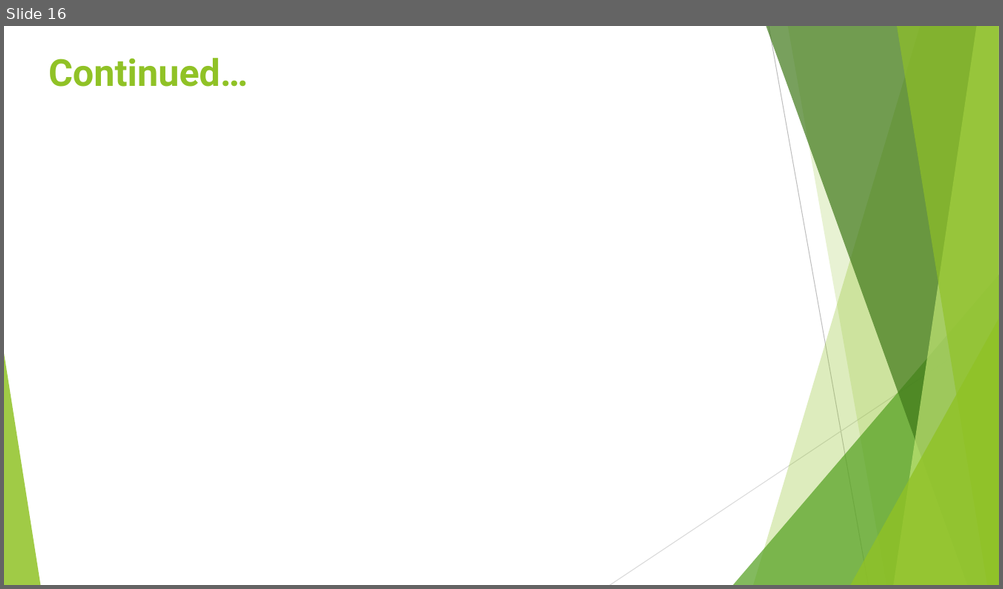
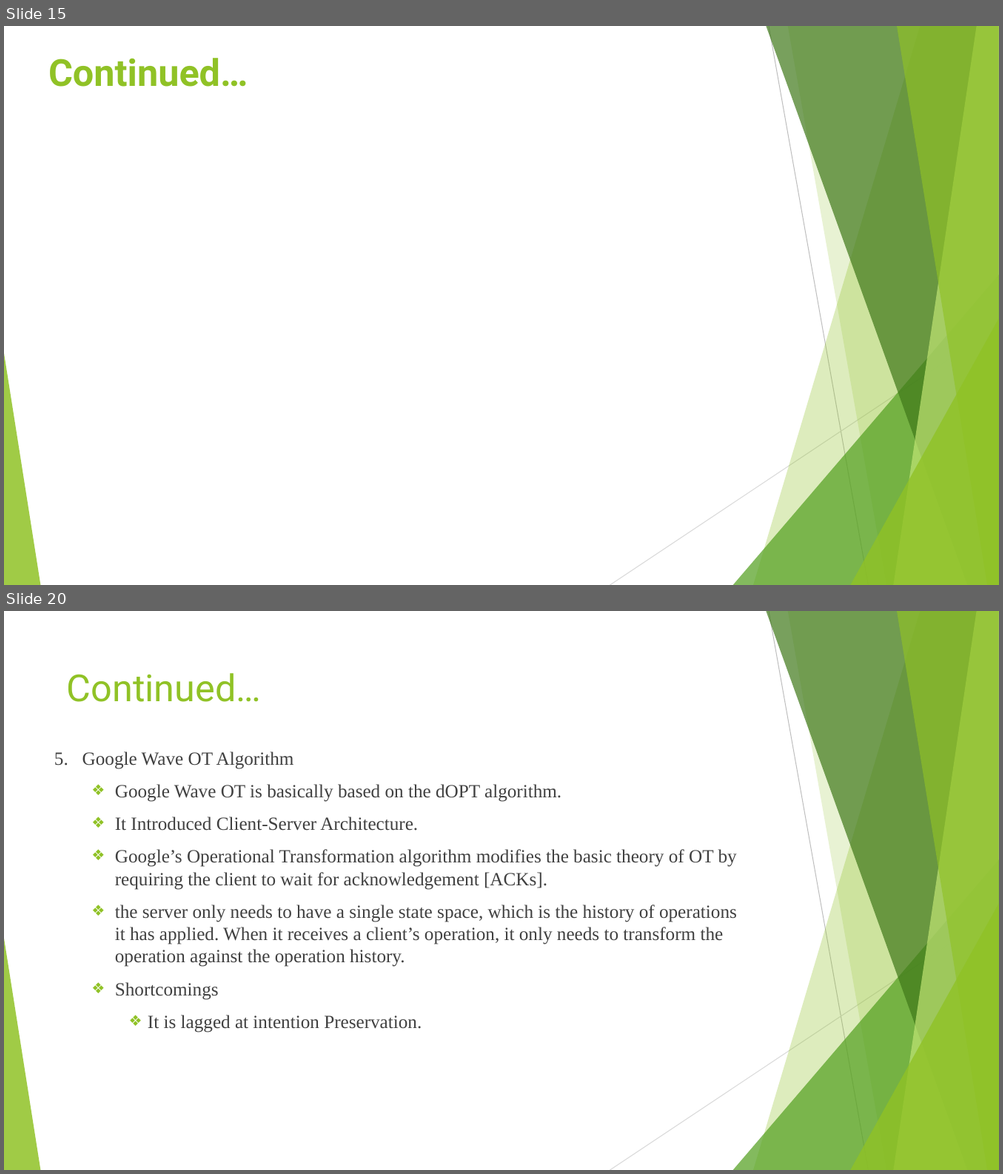
Before and after one commit to saieswari/angular, a slide deck: Operational Transformation.pptx. Shown one above the other, each under a label of ours: slide 16 before the commit, slides 15 and 20 after it; the slides between them are not shown. The pictures are 1003x589 and 1003x1174 pixels, drawn with LibreOffice and Linux fonts; fonts in the diff are those of the drawing; grey boxes stand for pictures. Boxes give left, top, right and bottom in pixels: in the first picture for what was removed or moved away, otherwise in the second. Text is boxed around its words. In the diff, an @@ line names an element or a change of style, - is before the commit and + after.

```diff
--- a/Operational Transformation.pptx
+++ b/Operational Transformation.pptx
@@ slide 20 added at [4,611,999,1170], background #FFFFFF; not listed: 10 template elements that a slide beside it also shows @@
@@ title added at [67,673,261,702], 36 pt, text #90C226 @@
+Continued…
@@ text added at [54,752,737,1033], 18 pt, text #404040 @@
+5. Google Wave OT Algorithm
+  ❖ Google Wave OT is basically based on the dOPT algorithm.
+  ❖ It Introduced Client-Server Architecture.
+  ❖ Google’s Operational Transformation algorithm modifies the basic theory of OT by requiring the client to wait for acknowledgement [ACKs].
+  ❖ the server only needs to have a single state space, which is the history of operations it has applied. When it receives a client’s operation, it only needs to transform the operation against the operation history.
+  ❖ Shortcomings
+    ❖ It is lagged at intention Preservation.
@@ what was slide 16 is now slide 15 @@
```
Also in this commit, not shown: 3 slides changed, 5 other slides added, 1 slide removed.
